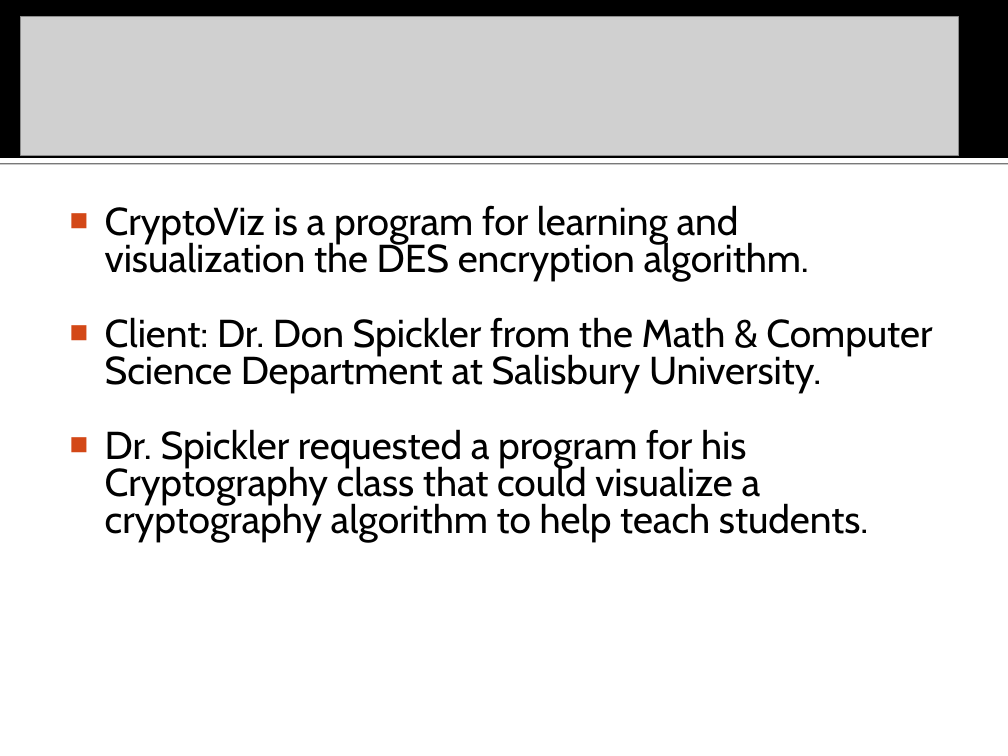
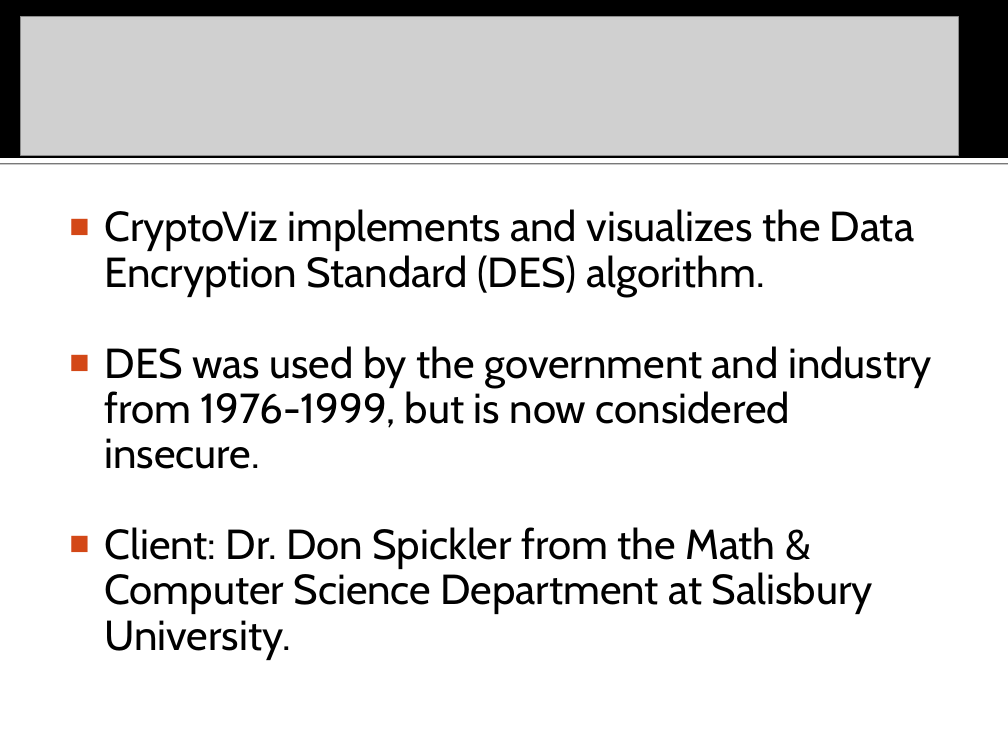
Before and after one commit to ikram1996/cryptoviz, a slide deck: slide 2 of docs/CryptoViz.ppt. Drawn at 1008x756 pixels with LibreOffice and Linux fonts; fonts in the diff are those of the drawing; grey boxes stand for pictures. Boxes give left, top, right and bottom in pixels: in the first picture for what was removed or moved away, otherwise in the second. Text is boxed around its words. In the diff, an @@ line names an element or a change of style, - is before the commit and + after.

```diff
--- a/docs/CryptoViz.ppt
+++ b/docs/CryptoViz.ppt
@@ text at (x1=105, y1=209, x2=932, y2=469): text changed; size 27.8 to 30 pt @@
-■ CryptoViz is a program for learning and visualization the DES encryption algorithm.
+■ CryptoViz implements and visualizes the Data Encryption Standard (DES) algorithm.
+■ DES was used by the government and industry from 1976-1999, but is now considered insecure.
@@ text at (x1=105, y1=429, x2=868, y2=542): paragraph removed @@
-■ Dr. Spickler requested a program for his Cryptography class that could visualize a cryptography algorithm to help teach students.
@@ text at (x1=105, y1=527, x2=873, y2=660): size 27.8 to 30 pt in "Client: Dr. Don Spickler from the Math ..."; line spacing 0.8 to 0.9 @@
```
Also in this commit, not shown: 3 other slides changed, 1 slide added, 1 other file.
